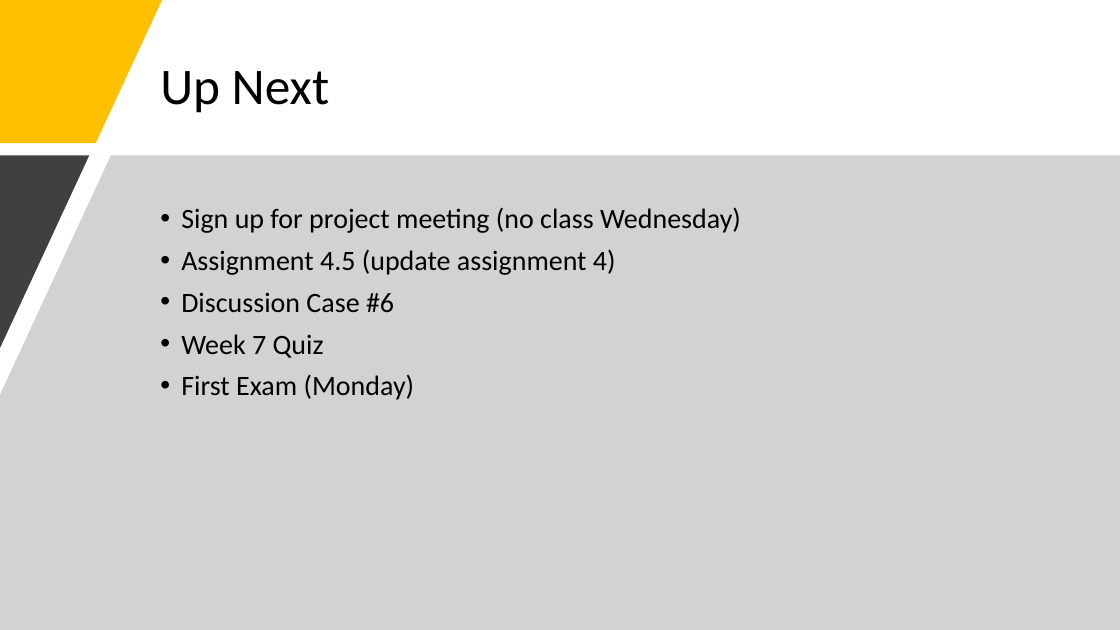
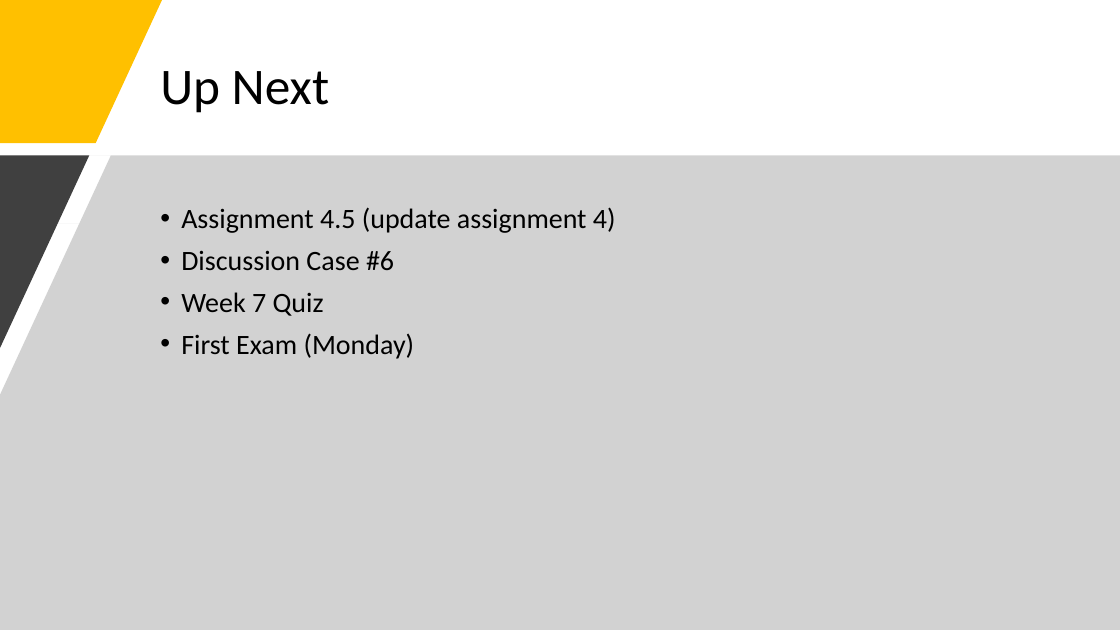
Before and after one commit to mikenguyen13/mar4050_S22, a slide deck: slide 31 of lectures/7/Developing the sampling plan.pptx (slide 30 before the commit). Drawn at 1120x630 pixels with LibreOffice and Linux fonts; fonts in the diff are those of the drawing. Boxes give left, top, right and bottom in pixels: in the first picture for what was removed or moved away, otherwise in the second. Text is boxed around its words. In the diff, an @@ line names an element or a change of style, - is before the commit and + after.

```diff
--- a/lectures/7/Developing the sampling plan.pptx
+++ b/lectures/7/Developing the sampling plan.pptx
@@ text at box(181, 207, 741, 233): paragraph removed @@
-• Sign up for project meeting (no class Wednesday)
```
Also in this commit, not shown: 2 other slides changed, 1 slide added.
